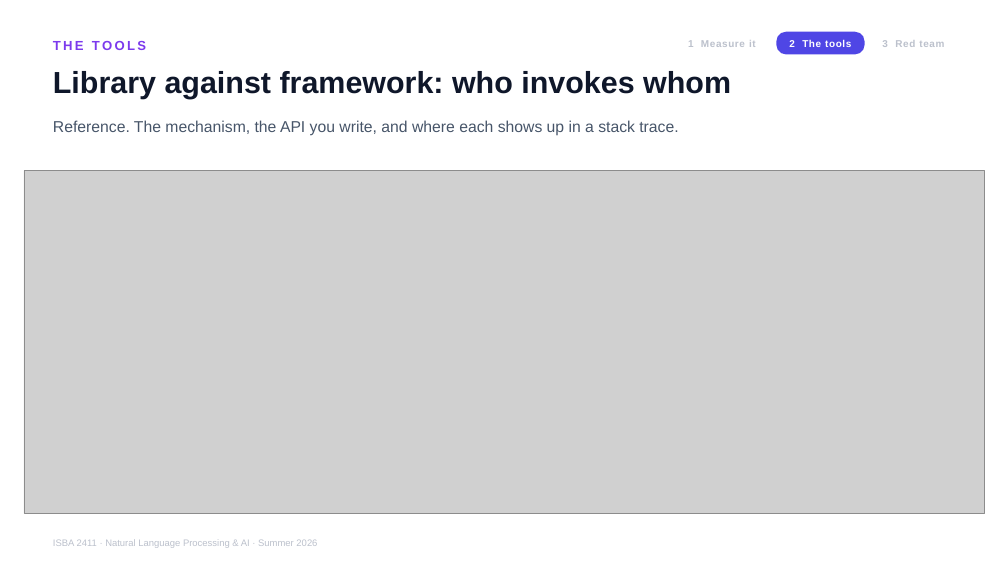
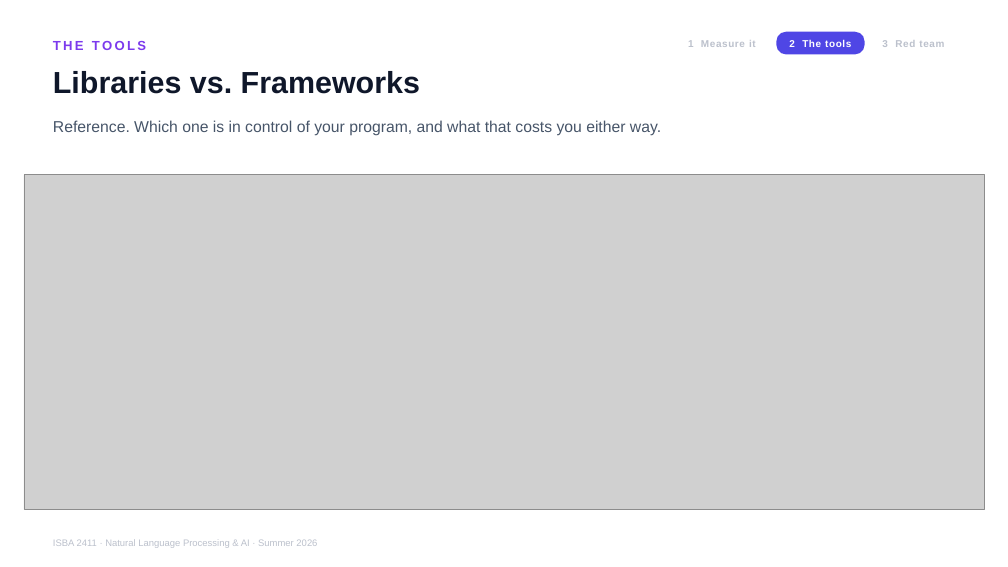
Before and after one commit to JulesMalin/isba2411-nlp, a slide deck: slide 5 of Week 9/L17_Support_Copilot_Audit.pptx. Drawn at 1008x567 pixels with LibreOffice and Linux fonts; fonts in the diff are those of the drawing; grey boxes stand for pictures. Boxes give left, top, right and bottom in pixels: in the first picture for what was removed or moved away, otherwise in the second. Text is boxed around its words. In the diff, an @@ line names an element or a change of style, - is before the commit and + after.

Commit message:
Week 9: L17 slides 5 and 6 in plain language, retitled Libraries vs. Frameworks and LangChain vs. LangGraph

```diff
--- a/Week 9/L17_Support_Copilot_Audit.pptx
+++ b/Week 9/L17_Support_Copilot_Audit.pptx
@@ text at (53, 71, 420, 94): text changed @@
-Library against framework: who invokes whom
+Libraries vs. Frameworks
@@ text at (53, 120, 661, 136): text changed @@
-Reference. The mechanism, the API you write, and where each shows up in a stack trace.
+Reference. Which one is in control of your program, and what that costs you either way.
@@ picture: place and size @@
-picture at (24, 171, 985, 513)
+picture at (24, 175, 985, 509)
```
Also in this commit, not shown: 1 other slide changed.
